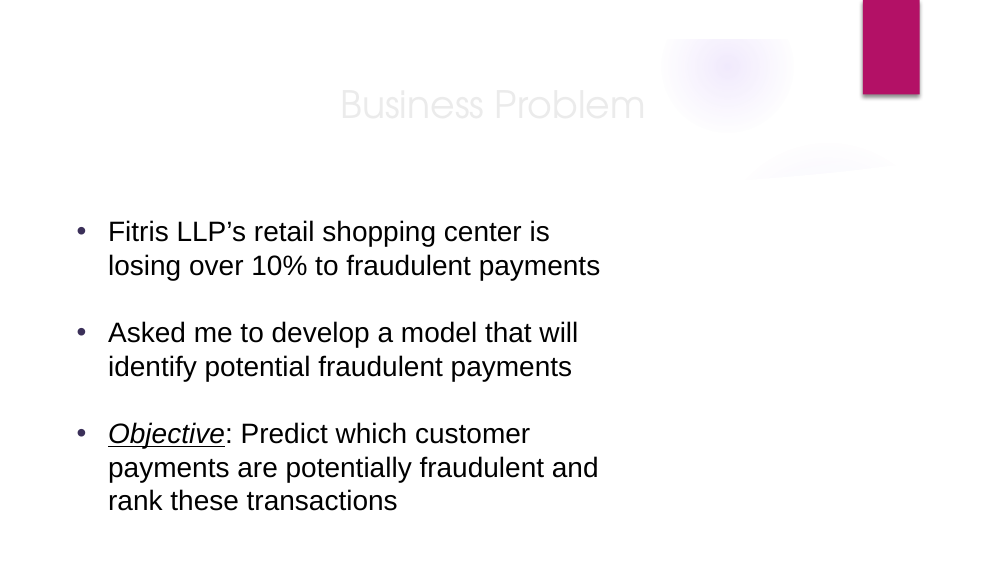
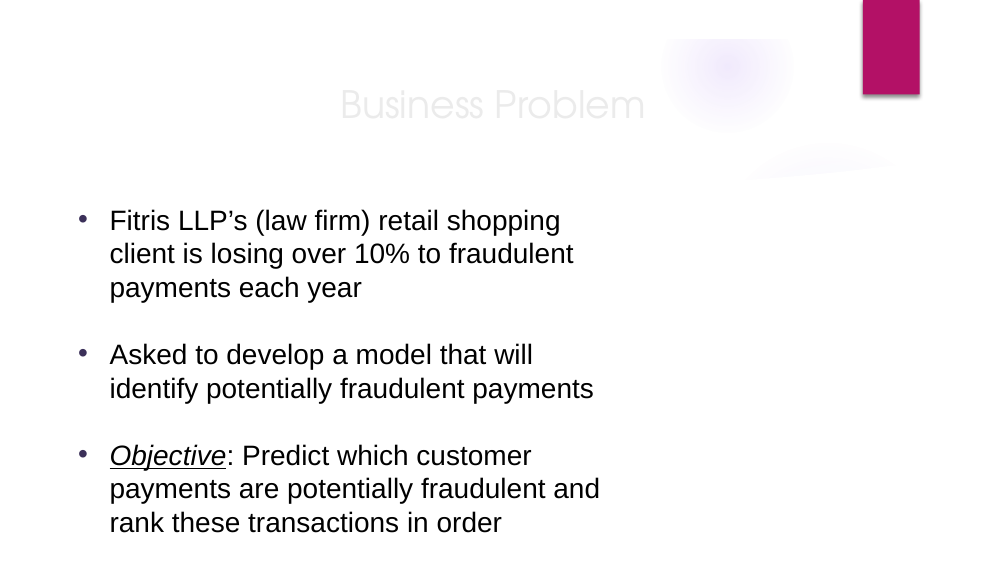
Before and after one commit to AliRampur/FlatIron-Capstone, a slide deck: slide 2 of presentation.pptx. Drawn at 1008x567 pixels with LibreOffice and Linux fonts; fonts in the diff are those of the drawing; background and template pictures are left out. Boxes give left, top, right and bottom in pixels: in the first picture for what was removed or moved away, otherwise in the second. Text is boxed around its words. In the diff, an @@ line names an element or a change of style, - is before the commit and + after.

```diff
--- a/presentation.pptx
+++ b/presentation.pptx
@@ text at [110, 209, 600, 533]: text changed @@
-• Fitris LLP’s retail shopping center is losing over 10% to fraudulent payments
-• Asked me to develop a model that will identify potential fraudulent payments
-• Objective: Predict which customer payments are potentially fraudulent and rank these transactions
+• Fitris LLP’s (law firm) retail shopping client is losing over 10% to fraudulent payments each year
+• Asked to develop a model that will identify potentially fraudulent payments
+• Objective: Predict which customer payments are potentially fraudulent and rank these transactions in order
```
Also in this commit, not shown: 10 other slides changed, 7 other files.
